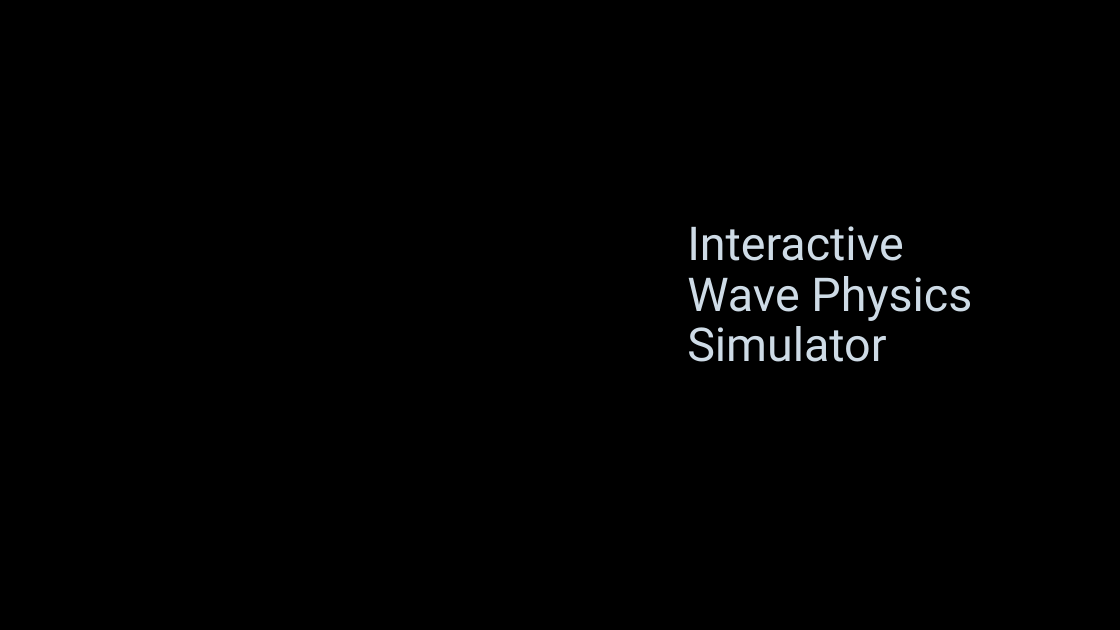
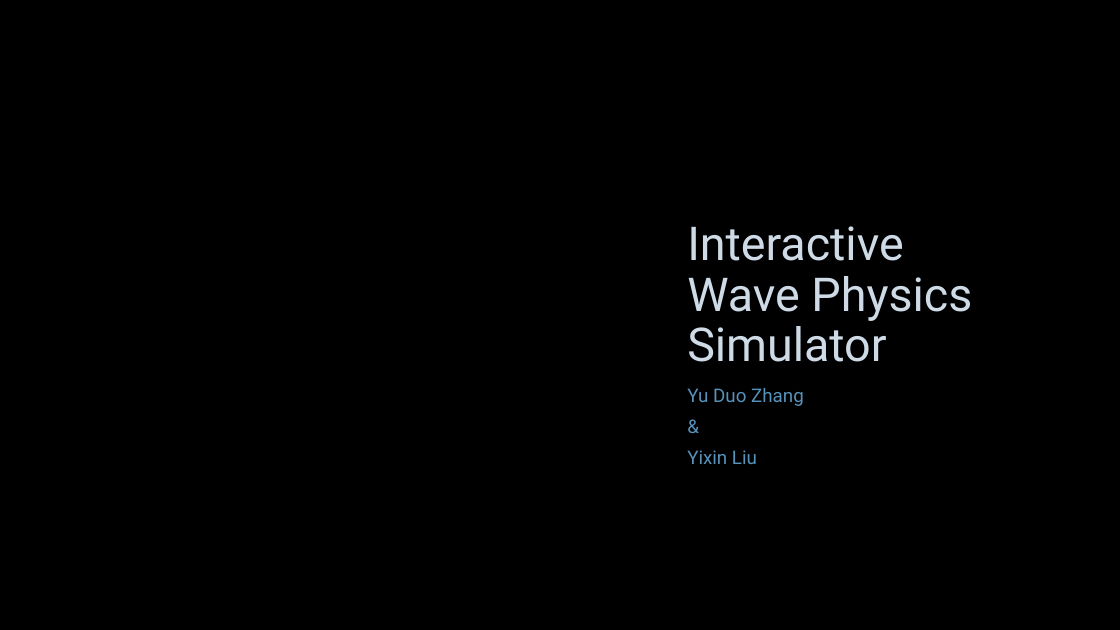
Before and after one commit to Cloumy074/Vanier_420-SF3-RE_F25_Team-Project, a slide deck: slide 1 of docs/proposal/Project Presentation.pptx. Drawn at 1120x630 pixels with LibreOffice and Linux fonts; fonts in the diff are those of the drawing; background and template pictures are left out. Boxes give left, top, right and bottom in pixels: in the first picture for what was removed or moved away, otherwise in the second. Text is boxed around its words. In the diff, an @@ line names an element or a change of style, - is before the commit and + after.

```diff
--- a/docs/proposal/Project Presentation.pptx
+++ b/docs/proposal/Project Presentation.pptx
@@ subtitle added at (687,388,804,464), 16.1 pt, text #5792BA @@
+Yu Duo Zhang
+&
+Yixin Liu
```
Also in this commit, not shown: 3 other files.
